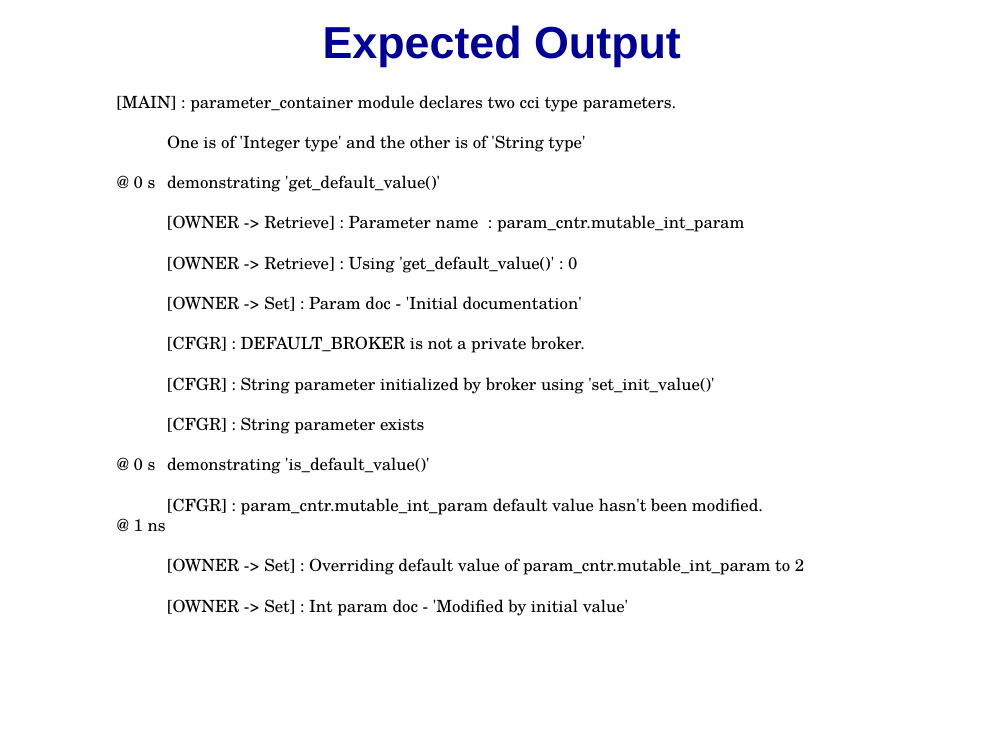
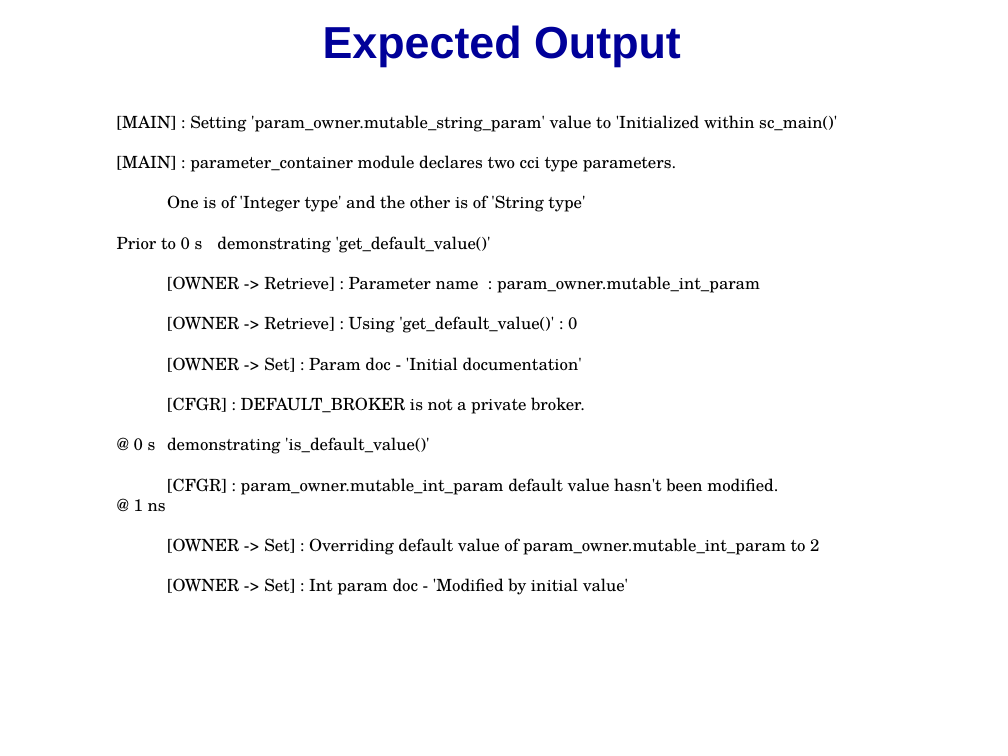
Before and after one commit to accellera-official/cci, a slide deck: slide 11 of examples/ex7_Parameter_Information/docs/ex7_Parameter_Information.ppt (slide 10 before the commit). Drawn at 1008x756 pixels with LibreOffice and Linux fonts; fonts in the diff are those of the drawing; background and template pictures are left out. Boxes give left, top, right and bottom in pixels: in the first picture for what was removed or moved away, otherwise in the second. Text is boxed around its words. In the diff, an @@ line names an element or a change of style, - is before the commit and + after.

Commit message:
Updated example#7 : Assigned initial value to the cci-parameter from within the 'sc_main' before the instantiation of the SC_MODULE(s); Re-arranged code a bit;  Read (local) README.txt for further details

```diff
--- a/examples/ex7_Parameter_Information/docs/ex7_Parameter_Information.ppt
+++ b/examples/ex7_Parameter_Information/docs/ex7_Parameter_Information.ppt
@@ text at (117, 115, 837, 132): paragraph added @@
+[MAIN] : Setting 'param_owner.mutable_string_param' value to 'Initialized within sc_main()'
@@ text at (117, 236, 760, 293): text changed @@
-@ 0 s demonstrating 'get_default_value()'
-[OWNER -> Retrieve] : Parameter name : param_cntr.mutable_int_param
+Prior to 0 s demonstrating 'get_default_value()'
+[OWNER -> Retrieve] : Parameter name : param_owner.mutable_int_param
@@ text at (167, 377, 714, 434): paragraphs removed @@
-[CFGR] : String parameter initialized by broker using 'set_init_value()'
-[CFGR] : String parameter exists
@@ text at (167, 478, 778, 495): text changed @@
-[CFGR] : param_cntr.mutable_int_param default value hasn't been modified.
+[CFGR] : param_owner.mutable_int_param default value hasn't been modified.
@@ text at (167, 538, 819, 555): text changed @@
-[OWNER -> Set] : Overriding default value of param_cntr.mutable_int_param to 2
+[OWNER -> Set] : Overriding default value of param_owner.mutable_int_param to 2
```
Also in this commit, not shown: 12 other slides changed, 1 slide added, 5 other files.
